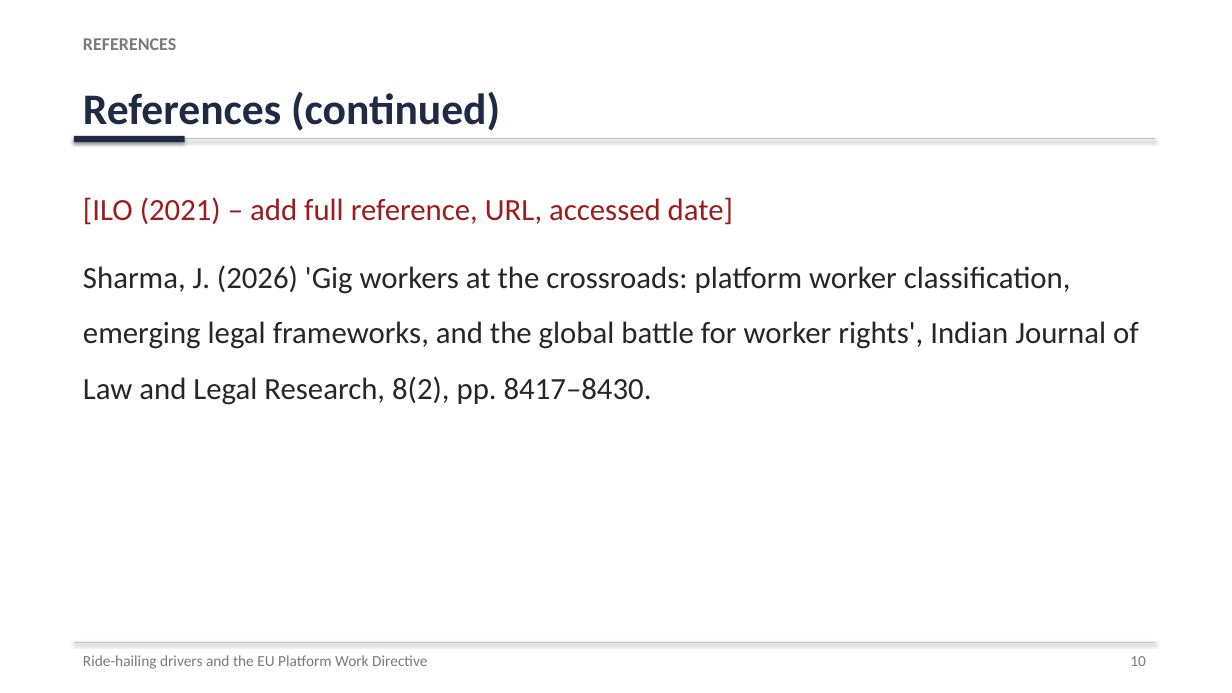
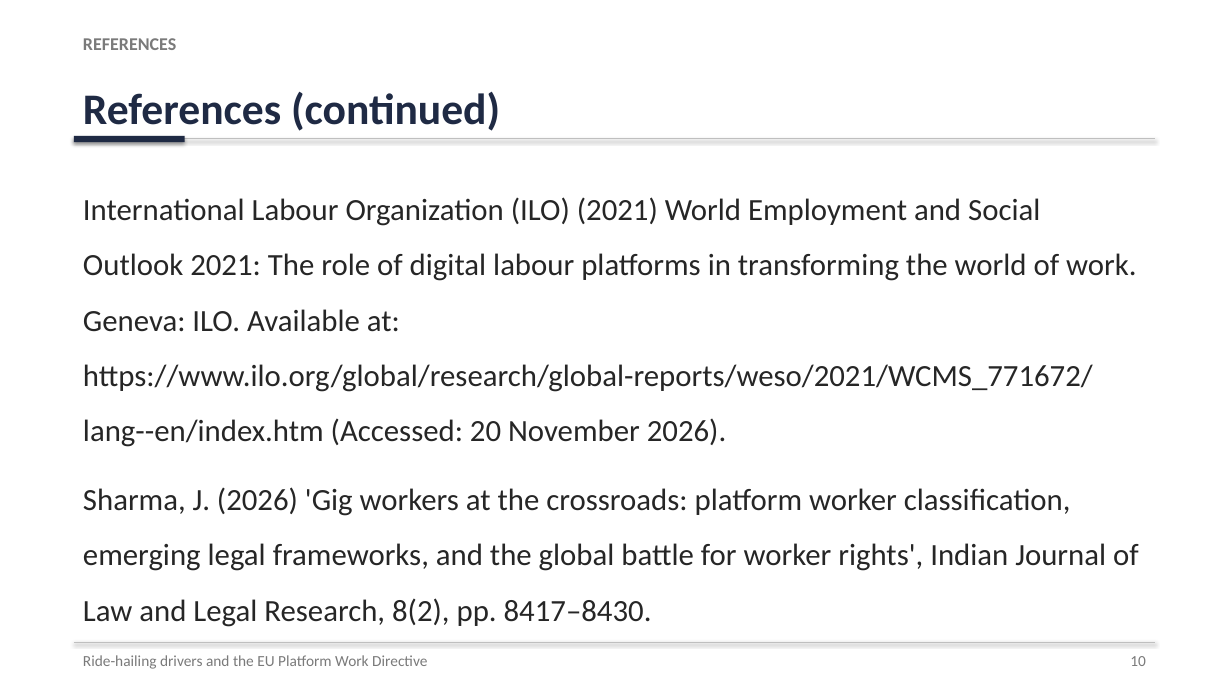
Before and after one commit to karanrg22-svg/skill, a slide deck: slide 10 of Ride-Hailing_Presentation.pptx. Drawn at 1232x693 pixels with LibreOffice and Linux fonts; fonts in the diff are those of the drawing. Boxes give left, top, right and bottom in pixels: in the first picture for what was removed or moved away, otherwise in the second. Text is boxed around its words. In the diff, an @@ line names an element or a change of style, - is before the commit and + after.

```diff
--- a/Ride-Hailing_Presentation.pptx
+++ b/Ride-Hailing_Presentation.pptx
@@ text at [83, 197, 1136, 447]: text changed; text colour #9C1C1C to #262626 @@
-[ILO (2021) – add full reference, URL, accessed date]
+International Labour Organization (ILO) (2021) World Employment and Social Outlook 2021: The role of digital labour platforms in transforming the world of work. Geneva: ILO. Available at: https://www.ilo.org/global/research/global-reports/weso/2021/WCMS_771672/lang--en/index.htm (Accessed: 20 November 2026).
```
Also in this commit, not shown: 5 other slides changed.
